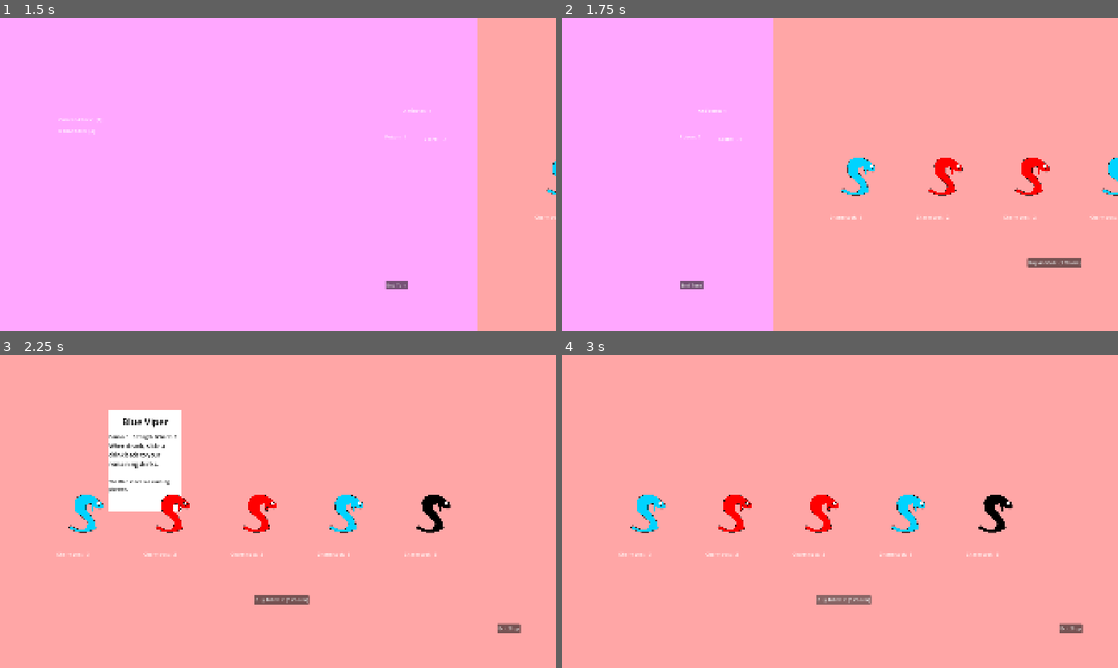
Above: before the commit, frames 1-4 (two rows, left to right).
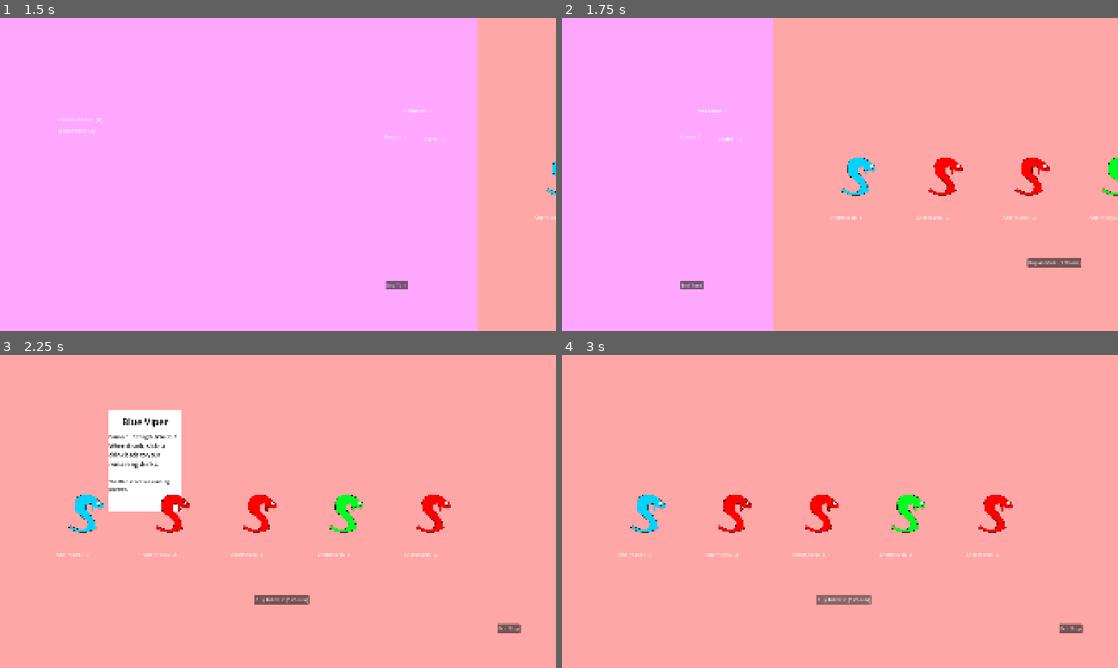
Above: after the commit, the same moments.

Repository: Novali91/Snakeeyes
Game: Godot game, scene res://01_Managers/01_StateManager/top_state_machine.tscn
Two runs of this game, one before a commit and one after it. Both use one fixed random seed, a clock stepped at 60 frames per second and the inputs below.
Inputs (mouse positions are in pixels of both pictures, inside the frame that each line leads up to):
- Up to frame 1 (1.5 s): click "End Turn" at 0.5 s; click "Continue" at 1.25 s
- Up to frame 2 (1.75 s): no input
- Up to frame 3 (2.25 s): move the mouse to (100, 511) at 2.02 s; hold Right (right) from 2.03 s (still down); click (100, 511) at 2.17 s
- Up to frame 4 (3 s): release Right (right) at 2.75 s; click "Buy Antidote (3 Charm)" at 2.75 s

Frame 1 is identical in both runs. In frame 2, 0.1% of the frame differs, in the area x 97-100%, y 44-57%; in frame 3, 0.6%, in the area x 59-81%, y 44-64%; in frame 4, 0.6%.

Commit message:
placeboa + tiger keelback

Diff:
--- a/01_Managers/01_StateManager/02_GameStats/game_stats.gd
+++ b/01_Managers/01_StateManager/02_GameStats/game_stats.gd
@@ -28,6 +28,8 @@
 	load("res://02_Deck/02_Snakes/01_SpecificSnakes/red_viper.tres"),
 	load("res://02_Deck/02_Snakes/01_SpecificSnakes/blue_viper.tres"),
 	load("res://02_Deck/02_Snakes/01_SpecificSnakes/python.tres"),
+	load("res://02_Deck/02_Snakes/01_SpecificSnakes/tiger_keelback.tres"),
+	load("res://02_Deck/02_Snakes/01_SpecificSnakes/placeboa.tres"),
 ]
 
 var rare_snakes: Array[SnakeResource] = [
--- /dev/null
+++ b/02_Deck/01_Drinks/01_SpecificDrinks/placeboa_venom.tres
@@ -0,0 +1,16 @@
+[gd_resource type="Resource" script_class="DrinkResource" format=3 uid="uid://cfot3d6qqevpy"]
+
+[ext_resource type="Texture2D" uid="uid://bavejx8kt1of8" path="res://05_Assets/01_Art/01_DevArt/pink_poison.png" id="1_v4r3m"]
+[ext_resource type="Script" uid="uid://cysm36u2jsf44" path="res://02_Deck/01_Drinks/drink_resource.gd" id="2_ku7r0"]
+
+[resource]
+script = ExtResource("2_ku7r0")
+drink_name = "Placeboa Venom"
+drink_sprite = ExtResource("1_v4r3m")
+poison = -1
+charm = 1
+special_ability = 2
+cost = 3
+description = "Draw 1"
+flavour_text = "Venom..??"
+metadata/_custom_type_script = "uid://cysm36u2jsf44"
--- /dev/null
+++ b/02_Deck/01_Drinks/01_SpecificDrinks/tiger_keelback_venom.tres
@@ -0,0 +1,14 @@
+[gd_resource type="Resource" script_class="DrinkResource" format=3 uid="uid://jq4qck7ecxte"]
+
+[ext_resource type="Script" uid="uid://cysm36u2jsf44" path="res://02_Deck/01_Drinks/drink_resource.gd" id="1_0t0dj"]
+[ext_resource type="Texture2D" uid="uid://c26iavinui4px" path="res://05_Assets/01_Art/01_DevArt/orange_poison.png" id="1_njd7i"]
+
+[resource]
+script = ExtResource("1_0t0dj")
+drink_name = "Tiger Keelback Venom"
+drink_sprite = ExtResource("1_njd7i")
+poison = 1
+charm = 2
+cost = 3
+flavour_text = "Slightly more charming than Green Viper Venom"
+metadata/_custom_type_script = "uid://cysm36u2jsf44"
--- a/02_Deck/02_Snakes/01_SpecificSnakes/blue_viper.tres
+++ b/02_Deck/02_Snakes/01_SpecificSnakes/blue_viper.tres
@@ -12,5 +12,5 @@
 description = "When drank, slide a drink back to your remaining drinks."
 flavour_text = "The Blue Viper is a cunning planner."
 cost = 3
-rarity = "Starter"
+rarity = "S"
 metadata/_custom_type_script = "uid://6sj3dk6frj4"
--- a/02_Deck/02_Snakes/01_SpecificSnakes/green_viper.tres
+++ b/02_Deck/02_Snakes/01_SpecificSnakes/green_viper.tres
@@ -10,5 +10,5 @@
 drink_resource = ExtResource("1_7eleh")
 snake_sprite = ExtResource("3_udocb")
 cost = 2
-rarity = "Starter"
+rarity = "S"
 metadata/_custom_type_script = "uid://6sj3dk6frj4"
--- /dev/null
+++ b/02_Deck/02_Snakes/01_SpecificSnakes/placeboa.tres
@@ -0,0 +1,16 @@
+[gd_resource type="Resource" script_class="SnakeResource" format=3 uid="uid://crbouncw73pjd"]
+
+[ext_resource type="Resource" uid="uid://cfot3d6qqevpy" path="res://02_Deck/01_Drinks/01_SpecificDrinks/placeboa_venom.tres" id="1_13wx1"]
+[ext_resource type="Script" uid="uid://6sj3dk6frj4" path="res://02_Deck/02_Snakes/snake_resource.gd" id="1_p3lbp"]
+[ext_resource type="Texture2D" uid="uid://b2kaubrwd6rlc" path="res://05_Assets/01_Art/01_DevArt/pink_snake.png" id="3_1jfp1"]
+
+[resource]
+script = ExtResource("1_p3lbp")
+snake_name = "Placeboa"
+drink_resource = ExtResource("1_13wx1")
+snake_sprite = ExtResource("3_1jfp1")
+description = "Draw 1"
+flavour_text = "Victims of a Placeboa bite show symptoms of breathing normally afterwards"
+cost = 3
+rarity = "C"
+metadata/_custom_type_script = "uid://6sj3dk6frj4"
--- a/02_Deck/02_Snakes/01_SpecificSnakes/python.tres
+++ b/02_Deck/02_Snakes/01_SpecificSnakes/python.tres
@@ -9,6 +9,7 @@
 snake_name = "Python"
 drink_resource = ExtResource("1_mc8j8")
 snake_sprite = ExtResource("3_mc4cq")
-flavour_text = "Big boi with big strength"
+flavour_text = "Strong snake with strong venom"
 cost = 3
+rarity = "C"
 metadata/_custom_type_script = "uid://6sj3dk6frj4"
--- a/02_Deck/02_Snakes/01_SpecificSnakes/red_viper.tres
+++ b/02_Deck/02_Snakes/01_SpecificSnakes/red_viper.tres
@@ -9,5 +9,5 @@
 drink_resource = ExtResource("1_a1nyo")
 snake_sprite = ExtResource("3_vv24c")
 cost = 2
-rarity = "Starter"
+rarity = "S"
 metadata/_custom_type_script = "uid://6sj3dk6frj4"
--- /dev/null
+++ b/02_Deck/02_Snakes/01_SpecificSnakes/tiger_keelback.tres
@@ -0,0 +1,15 @@
+[gd_resource type="Resource" script_class="SnakeResource" format=3 uid="uid://xtjr3nfouqtb"]
+
+[ext_resource type="Script" uid="uid://6sj3dk6frj4" path="res://02_Deck/02_Snakes/snake_resource.gd" id="1_0qmth"]
+[ext_resource type="Resource" uid="uid://jq4qck7ecxte" path="res://02_Deck/01_Drinks/01_SpecificDrinks/tiger_keelback_venom.tres" id="1_qlw0t"]
+[ext_resource type="Texture2D" uid="uid://brj117dlnewc3" path="res://05_Assets/01_Art/01_DevArt/orange_snake.png" id="3_ejuop"]
+
+[resource]
+script = ExtResource("1_0qmth")
+snake_name = "Tiger Keelback"
+drink_resource = ExtResource("1_qlw0t")
+snake_sprite = ExtResource("3_ejuop")
+flavour_text = "Slightly more charming than a Green Viper"
+cost = 3
+rarity = "C"
+metadata/_custom_type_script = "uid://6sj3dk6frj4"
